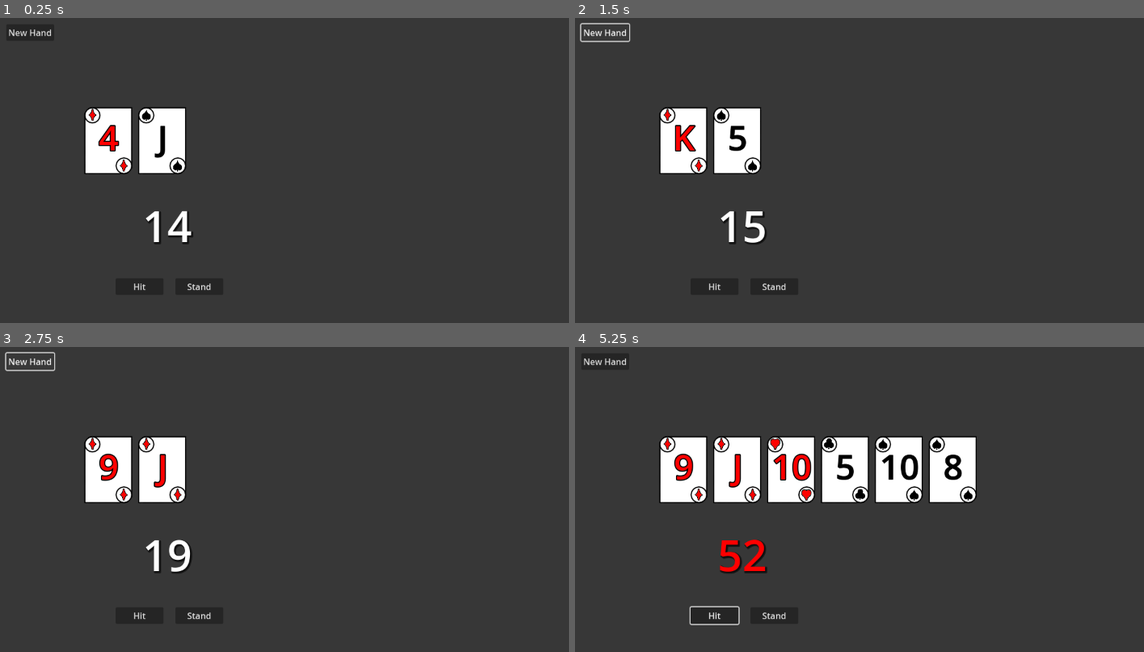
Above: before the commit, frames 1-4 (two rows, left to right).
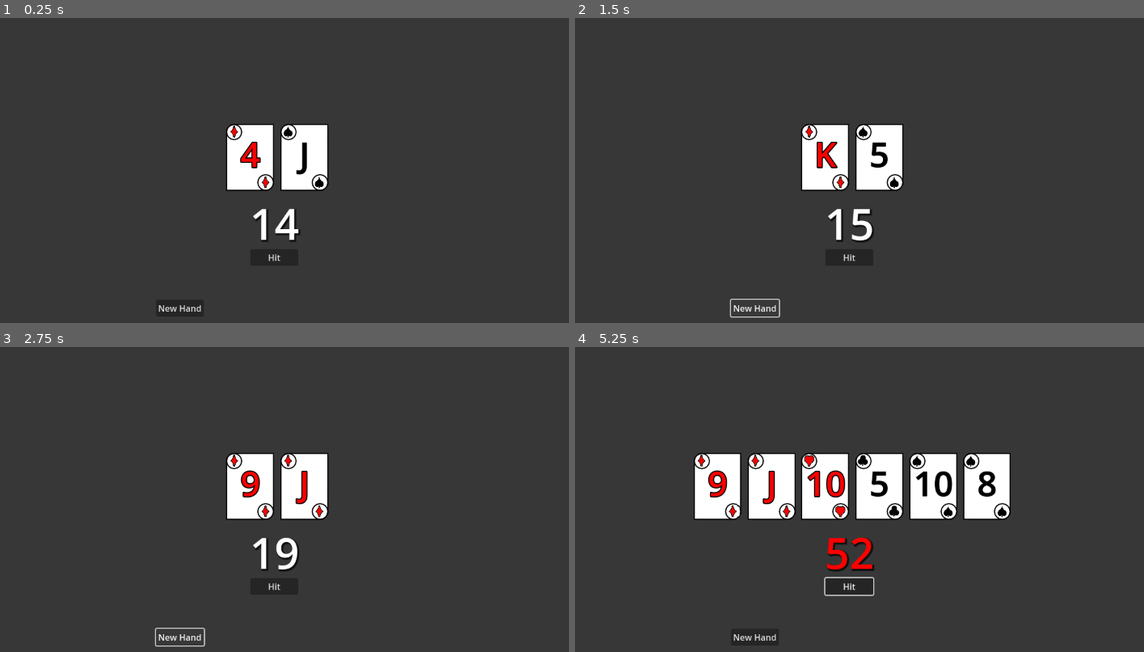
Above: after the commit, the same moments.

Repository: J0eCool/NullDream
Game: Godot game, scene res://BlackjackRPG/BlackjackRPG.tscn
Same seed, same stepped clock (60 frames per second), same inputs: the game is played once before the commit and once after it. This scene is started directly instead of the project's main scene.
Inputs (mouse positions are in pixels of both pictures, inside the frame that each line leads up to):
- Up to frame 1 (0.25 s): no input
- Up to frame 2 (1.5 s): click (774, 286) at 0.5 s, where only the run before the commit has a clickable "Stand"; click "New Hand" at 1.25 s
- Up to frame 3 (2.75 s): click "New Hand" at 2 s
- Up to frame 4 (5.25 s): click "Hit" at 2.75 s; tap Enter at 3.5, 5 s; move the mouse to (1030, 557) at 3.52 s; hold D (move_right) 3.53-4.28 s; tap J (attack) at 3.6, 5.1 s; click (1030, 557) at 3.67 s; tap K (jump) at 3.77, 4.52 s; tap Space at 4.25 s; move the mouse to (757, 606) at 4.27 s; hold S (move_down) 4.28-5.03 s; tap E (use) at 4.35 s; move the mouse to (950, 475) at 5.02 s; hold D (move_right) from 5.03 s (still down)

The runs differ from the first frame. In frame 1, 8.2% of the frame differs, in the area x 1-58%, y 3-97%; in frame 2, 8.4%; in frame 3, 8.5%; in frame 4, 13%, in the area x 1-77%, y 3-97%.

Commit message:
Center-align cards

Diff:
--- a/BlackjackRPG/BlackjackRPG.tscn
+++ b/BlackjackRPG/BlackjackRPG.tscn
@@ -11,35 +11,40 @@
 [node name="BlackjackRpg" type="Node2D"]
 script = ExtResource("1_wsxcj")
 
-[node name="Cards" type="Node2D" parent="."]
-position = Vector2(224, 244)
+[node name="Cards" type="HBoxContainer" parent="."]
+custom_minimum_size = Vector2(768, 128)
+anchors_preset = 8
+anchor_left = 0.5
+anchor_top = 0.5
+anchor_right = 0.5
+anchor_bottom = 0.5
+offset_left = 154.0
+offset_top = 211.0
+offset_right = 922.0
+offset_bottom = 339.0
+grow_horizontal = 2
+grow_vertical = 2
+alignment = 1
 
 [node name="NewHand" type="Button" parent="."]
-offset_left = 34.0
-offset_top = 28.0
-offset_right = 123.0
-offset_bottom = 59.0
+offset_left = 312.0
+offset_top = 539.0
+offset_right = 401.0
+offset_bottom = 570.0
 text = "New Hand"
 
 [node name="Hit" type="Button" parent="."]
-offset_left = 237.0
-offset_top = 499.0
-offset_right = 326.0
-offset_bottom = 530.0
+offset_left = 487.0
+offset_top = 445.0
+offset_right = 576.0
+offset_bottom = 476.0
 text = "Hit"
 
-[node name="Stand" type="Button" parent="."]
-offset_left = 348.0
-offset_top = 499.0
-offset_right = 437.0
-offset_bottom = 530.0
-text = "Stand"
-
 [node name="HandValue" type="Label" parent="."]
-offset_left = 287.0
-offset_top = 346.0
-offset_right = 378.0
-offset_bottom = 456.0
+offset_left = 486.0
+offset_top = 342.0
+offset_right = 577.0
+offset_bottom = 452.0
 text = "21"
 label_settings = SubResource("LabelSettings_5hn8b")
 
--- a/BlackjackRPG/Cards/card.gd
+++ b/BlackjackRPG/Cards/card.gd
@@ -1,4 +1,4 @@
-extends Sprite2D
+extends Control
 class_name Card
 
 enum Suit {SPADE, CLUB, DIAMOND, HEART}
--- a/BlackjackRPG/Cards/card.tscn
+++ b/BlackjackRPG/Cards/card.tscn
@@ -59,27 +59,33 @@
 "speed": 5.0
 }]
 
-[node name="Card" type="Sprite2D"]
-texture = ExtResource("1_477cc")
+[node name="Card" type="Control"]
+custom_minimum_size = Vector2(96, 128)
+layout_mode = 3
+anchors_preset = 0
 script = ExtResource("2_dn4nb")
 
+[node name="Frame" type="Sprite2D" parent="."]
+position = Vector2(47, 64)
+texture = ExtResource("1_477cc")
+
 [node name="Label" type="Label" parent="."]
-offset_left = -42.0
-offset_top = -51.0
-offset_right = 43.0
-offset_bottom = 37.0
+offset_left = 5.0
+offset_top = 13.0
+offset_right = 90.0
+offset_bottom = 101.0
 theme = SubResource("Theme_tixwt")
 text = "Q"
 horizontal_alignment = 1
 
 [node name="Suit_UL" type="AnimatedSprite2D" parent="."]
-position = Vector2(-29.8, -47.8)
+position = Vector2(17.2, 16.2)
 scale = Vector2(0.35, 0.35)
 sprite_frames = SubResource("SpriteFrames_ja4vk")
 animation = &"diamond"
 
 [node name="Suit_BR" type="AnimatedSprite2D" parent="."]
-position = Vector2(28.2, 46.2)
+position = Vector2(75.2, 110.2)
 scale = Vector2(0.35, 0.35)
 sprite_frames = SubResource("SpriteFrames_ja4vk")
 animation = &"diamond"
Binary file changed: BlackjackRPG/Cards/CardFrame.png
Not shown, changed: BlackjackRPG/Cards/CardFrame.kra
